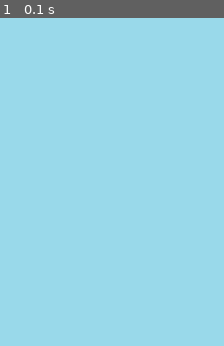
Above: before the commit, frame 1.
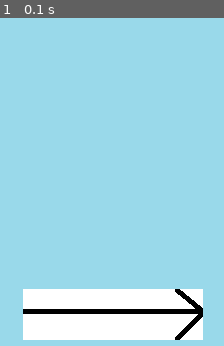
Above: after the commit, the same moment.

Repository: baehunsang/Python_ex
Game: pygame game, started from pygame/frame.py
The game is run twice, just before and just after one commit, with the same random seed, the same clock (stepped at 60 frames per second) and the same inputs.
Inputs:
- Up to frame 1 (0.1 s): no input
The pictures show only the part of the screen within x 25-75%, y 50-100%; the shares and areas given below are measured in that part.

The runs differ from the first frame. In frame 1, 12% of the frame differs, in the area x 10-91%, y 82-99%.

Commit message:
4. Make Pointer

Diff:
--- a/pygame/frame.py
+++ b/pygame/frame.py
@@ -5,6 +5,8 @@
 CELL_SIZE = 56
 BUBBLE_WIDTH = 56
 BUBBLE_HEIGHT = 62
+SCREEN_WIDTH = 448
+SCREEN_HEIGHT = 720
 
 class Image:
     def __init__(self):
@@ -17,6 +19,7 @@
             pygame.image.load(os.path.join(CURRENT_PATH, "purple.png")).convert_alpha(),
             pygame.image.load(os.path.join(CURRENT_PATH, "black.png")).convert_alpha()
         ]
+        self.pointer_image = pygame.image.load(os.path.join(CURRENT_PATH, "pointer.png"))
 
     def load_background_image(self):
         return pygame.image.load(os.path.join(CURRENT_PATH, "background.png"))
@@ -27,17 +30,29 @@
     def get_bubbles(self):
         return self.bubble_images
 
+    def get_pointer(self):
+        return self.pointer_image
+
 
 class Screen:
     def __init__(self) -> None:
-        self.width = 448
-        self.height = 720
+        self.width = SCREEN_WIDTH
+        self.height = SCREEN_HEIGHT
         self.caption = "Bubble_Bubble"
 
     def set_screen(self):
         pygame.display.set_caption (self.caption)
         return pygame.display.set_mode((self.width, self.height))
 
+
+class Pointer(pygame.sprite.Sprite):
+    def __init__(self, image, position):
+        super().__init__()
+        self.image = image
+        self.rect = image.get_rect(center=position)
+
+    def draw(self, screen):
+        screen.blit(self.image, self.rect)
 
 class Bubble(pygame.sprite.Sprite):
     def __init__(self, image, color, position):
@@ -117,17 +132,18 @@
         self.screen = Screen().set_screen()
         self.images = Image()
         self.map = Map(self.images.get_bubbles())
+        self.pointer = Pointer(self.images.get_pointer(), (SCREEN_WIDTH // 2, 624))
 
     def set_game_loop(self):
         self.map.setup()
         self.map.add_bubble_group()
         self.screen.blit(self.images.get_background(), (0, 0))
-
         while self.running:
 
             self.set_frame_rate()
             self.map.get_bubble_group().draw(self.screen)
             self.manage_events()
+            self.pointer.draw(self.screen)
             pygame.display.update()
 
     def set_frame_rate(self):
Binary file added: pygame/pointer.png
